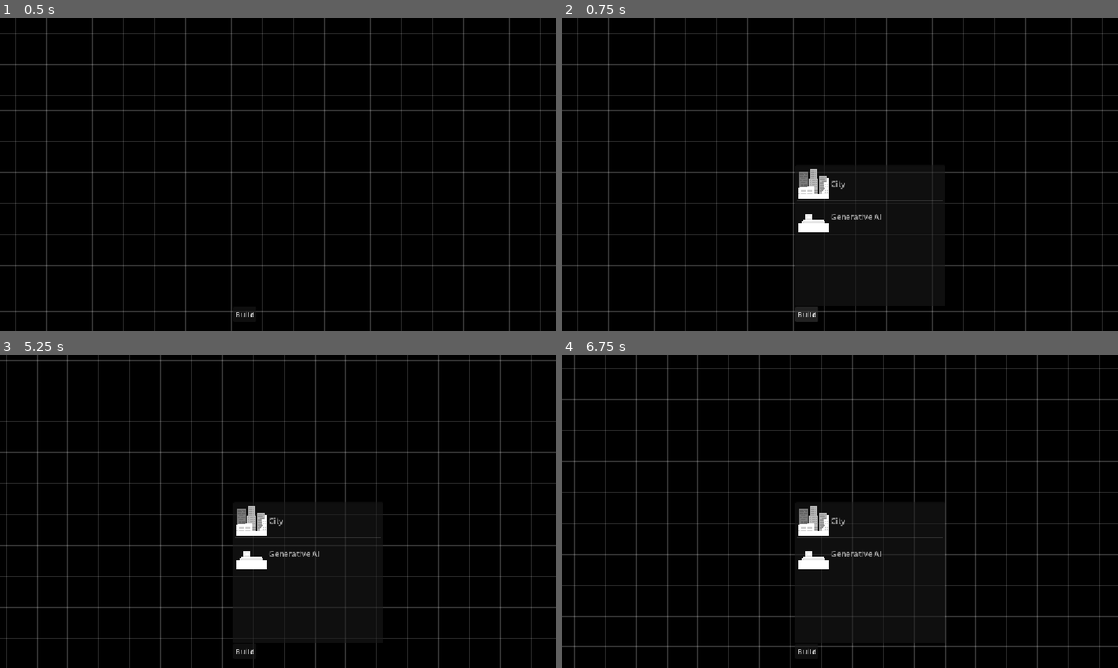
Above: before the commit, frames 1-4 (two rows, left to right).
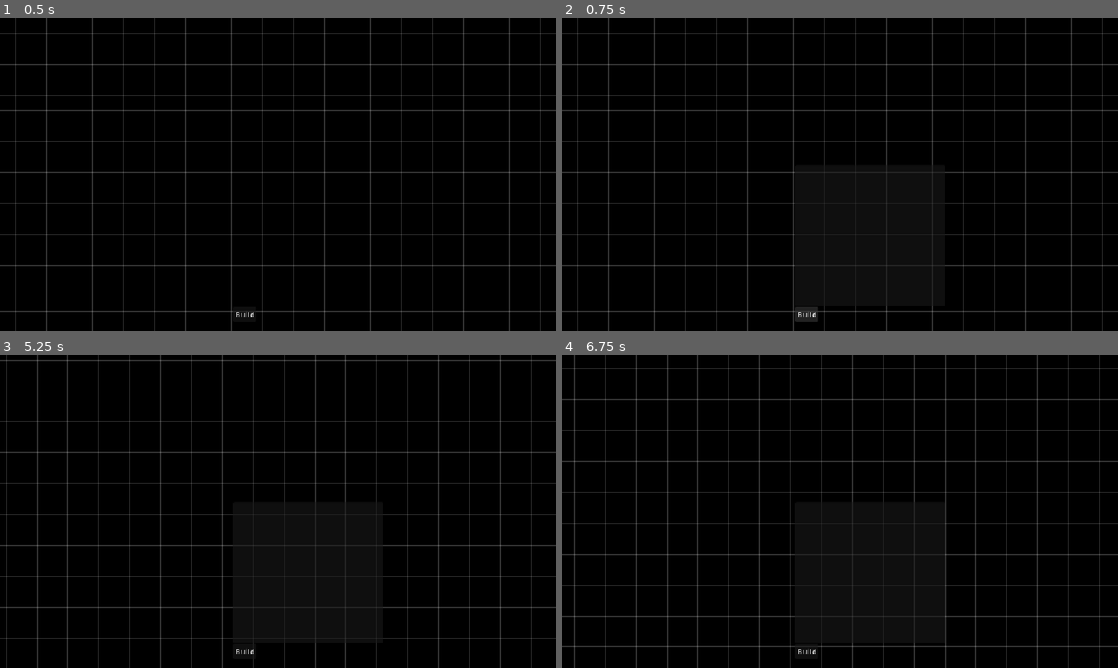
Above: after the commit, the same moments.

Repository: CarlinoCalogero/architect-of-intelligence-board-game
Game: Godot game, scene res://levels/board.tscn
Same seed, same stepped clock (60 frames per second), same inputs: the game is played once before the commit and once after it.
Inputs (mouse positions are in pixels of both pictures, inside the frame that each line leads up to):
- Up to frame 1 (0.5 s): no input
- Up to frame 2 (0.75 s): click "Build" at 0.5 s
- Up to frame 3 (5.25 s): click "Build" at 1.25 s; click "Build" at 2 s; tap Enter at 2.75, 4.25 s; move the mouse to (400, 495) at 2.77 s; press the mouse at (400, 495) at 2.78 s; tap Space at 3.5, 5 s; move the mouse to (166, 527) at 3.52 s; release the mouse at (166, 527) at 3.53 s; tap Mouse wheel down (scroll_down) at 3.6 s; click (166, 527) at 3.67 s; move the mouse to (333, 442) at 4.27 s; hold Mouse wheel up (scroll_up) 4.28-5.03 s; click (333, 442) at 4.42 s; move the mouse to (250, 574) at 5.02 s; click (250, 574) at 5.1 s
- Up to frame 4 (6.75 s): tap Enter at 5.75 s; move the mouse to (1006, 558) at 5.77 s; hold Mouse wheel down (scroll_down) 5.78-6.53 s; click (1006, 558) at 5.92 s; tap Space at 6.5 s; move the mouse to (673, 464) at 6.52 s; tap Mouse wheel up (scroll_up) at 6.6 s; click (673, 464) at 6.67 s

Frame 1 is identical in both runs. In frame 2, 0.8% of the frame differs, in the area x 42-69%, y 48-69%; in frame 3, 0.8%; in frame 4, 0.8%.

Commit message:
refactored game definition

Diff:
--- /dev/null
+++ b/definitions/game_resources/electricity.tres
@@ -0,0 +1,9 @@
+[gd_resource type="Resource" script_class="GameResource" format=3 uid="uid://bs6f20tn7noet"]
+
+[ext_resource type="Script" uid="uid://dtwgj5njnvrpq" path="res://domain/game_resource_resource.gd" id="1_6ufa1"]
+
+[resource]
+script = ExtResource("1_6ufa1")
+name = "Electricity"
+unit_of_measurement = "MW"
+metadata/_custom_type_script = "uid://dtwgj5njnvrpq"
--- /dev/null
+++ b/domain/game_resource_resource.gd
@@ -0,0 +1,6 @@
+class_name GameResource
+extends Resource
+
+@export var name: String
+@export var unit_of_measurement: String
+@export var icon: Texture2D
--- a/domain/structure_resource.gd
+++ b/domain/structure_resource.gd
@@ -1,22 +1,8 @@
-@tool
 class_name StructureResource
 extends Resource
 
 @export var name: String
 @export var texture: Texture2D
-
-@export var is_building_limited: bool = false:
-	set(value):
-		is_building_limited = value
-		# Forces the Inspector to immediately refresh when you click the checkbox
-		notify_property_list_changed()
-
-@export var limit_amount: int = 1
-
-func _validate_property(property: Dictionary) -> void:
-	# Check if the Inspector is currently trying to draw the "limit_amount" variable
-	if property.name == "limit_amount":
-		if not is_building_limited:
-			# Hide it from the editor, but keep PROPERTY_USAGE_STORAGE so it
-			# doesn't delete your saved data if you accidentally uncheck the box
-			property.usage = PROPERTY_USAGE_STORAGE
+# <=0 no limit
+@export var building_limit_amount: int = 0
+@export var building_cost: Array[Transaction]
--- /dev/null
+++ b/domain/transaction.gd
@@ -0,0 +1,5 @@
+class_name Transaction
+extends Resource
+
+@export var resource_type: GameResource
+@export var amount: float
--- a/game_definitions/game_definition.gd
+++ b/game_definitions/game_definition.gd
@@ -1,7 +1,56 @@
 class_name GameDefinition
 extends Node
 
-@onready var structures_definition: StructureDefinition = $StructuresDefinition
+var game_resources: Array[GameResource] = []
+var structures: Array[StructureResource] = []
 
-func get_structures_definition() -> StructureDefinition:
-	return structures_definition
+const BASE_RESOURCES_FOLDER_PATH: String = "res://definitions/"
+const GAME_RESOURCE_FOLDER: String = "game_resources"
+const STRUCTURE_RESOURCE_FOLDER: String = "structure_resources"
+
+func _ready() -> void:
+	_load_all_game_resource_resources_from_folder()
+	_load_all_structure_resources_from_folder()
+
+func _load_all_game_resource_resources_from_folder():
+	_load_resources_from_folder(GAME_RESOURCE_FOLDER, game_resources)
+
+func _load_all_structure_resources_from_folder():
+	_load_resources_from_folder(STRUCTURE_RESOURCE_FOLDER, structures)
+
+func _load_resources_from_folder(folder_name: String, resource_variable: Array) -> void:
+	# Open the folder
+	var path: String = BASE_RESOURCES_FOLDER_PATH + folder_name + "/"
+	var dir = DirAccess.open(path)
+
+	if dir != null:
+		# Get a list of every file inside that folder
+		var files = dir.get_files()
+
+		# Cycle through them one by one
+		for file_name in files:
+
+			# (See the Pro-Tip below about this .remap line!)
+			var clean_name = file_name.trim_suffix(".remap")
+
+			# Only load .tres files (ignore things like imported images or hidden files)
+			if clean_name.ends_with(".tres"):
+				# Build the full path (e.g., "res://game_resources/gold.tres")
+				var full_path = path + clean_name
+
+				# Load it and cast it
+				var loaded_res = load(full_path)
+
+				# If it successfully loaded as a GameResource, add it to our array!
+				if loaded_res != null:
+					resource_variable.append(loaded_res)
+
+		print("Loaded ", resource_variable.size(), " resources dynamically!")
+	else:
+		print("Error: Could not open folder at ", path)
+
+func get_structures_definition() -> Array[StructureResource]:
+	return structures
+
+func get_game_resources() -> Array[GameResource]:
+	return game_resources
--- a/game_definitions/game_definition.tscn
+++ b/game_definitions/game_definition.tscn
@@ -1,26 +1,6 @@
 [gd_scene format=3 uid="uid://dso50mfa3p71h"]
 
 [ext_resource type="Script" uid="uid://ckj147guulx5x" path="res://game_definitions/game_definition.gd" id="1_udp7n"]
-[ext_resource type="PackedScene" uid="uid://tt2j83gkervu" path="res://game_definitions/structures_definition.tscn" id="2_0oul3"]
-[ext_resource type="Script" uid="uid://dsgv5s4ki0om6" path="res://domain/structure_resource.gd" id="3_x8agf"]
-[ext_resource type="Texture2D" uid="uid://b815wo5o7yxc4" path="res://sprites/meeples/city.png" id="4_qjjr5"]
-[ext_resource type="Texture2D" uid="uid://c7ytwllm1dwyq" path="res://sprites/meeples/generative_ai_no_tier.png" id="5_xp61x"]
-
-[sub_resource type="Resource" id="Resource_j6scy"]
-script = ExtResource("3_x8agf")
-name = "City"
-texture = ExtResource("4_qjjr5")
-metadata/_custom_type_script = "uid://dsgv5s4ki0om6"
-
-[sub_resource type="Resource" id="Resource_0v6i5"]
-script = ExtResource("3_x8agf")
-name = "Generative AI"
-texture = ExtResource("5_xp61x")
-is_building_limited = true
-metadata/_custom_type_script = "uid://dsgv5s4ki0om6"
 
 [node name="GameDefinition" type="Node" unique_id=1617683054]
 script = ExtResource("1_udp7n")
-
-[node name="StructuresDefinition" parent="." unique_id=916230121 instance=ExtResource("2_0oul3")]
-buildable_structures = Array[ExtResource("3_x8agf")]([SubResource("Resource_j6scy"), SubResource("Resource_0v6i5")])
--- a/game_definitions/structures_definition.gd
+++ /dev/null
@@ -1,4 +0,0 @@
-class_name StructureDefinition
-extends Node
-
-@export var buildable_structures: Array[StructureResource]
--- a/game_definitions/structures_definition.tscn
+++ /dev/null
@@ -1,6 +0,0 @@
-[gd_scene format=3 uid="uid://tt2j83gkervu"]
-
-[ext_resource type="Script" uid="uid://dfs7ij8awex63" path="res://game_definitions/structures_definition.gd" id="1_f2pfu"]
-
-[node name="StructuresDefinition" type="Node" unique_id=916230121]
-script = ExtResource("1_f2pfu")
--- /dev/null
+++ b/managers/game_resource_manager.gd
@@ -0,0 +1,10 @@
+class_name GameResourceManager
+extends Resource
+
+var game_resources: Array[GameResource]
+
+func _init(new_game_resources: Array[GameResource]) -> void:
+	game_resources = new_game_resources
+
+func get_game_resources_list() -> Array[GameResource]:
+	return game_resources
--- a/managers/player_state_manager.gd
+++ b/managers/player_state_manager.gd
@@ -2,9 +2,11 @@
 extends Resource
 
 var structure_manager: StructureManager
+var game_resource_manager: GameResourceManager
 
 func _init(game_definition: GameDefinition):
 	structure_manager = StructureManager.new(game_definition.get_structures_definition())
+	game_resource_manager = GameResourceManager.new(game_definition.get_game_resources())
 
 func get_structure_manager() -> StructureManager:
 	return structure_manager
--- a/managers/structure_manager.gd
+++ b/managers/structure_manager.gd
@@ -1,15 +1,18 @@
 class_name StructureManager
 extends Resource
 
-var structures_definition: StructureDefinition
+var structures: Array[StructureResource]
 var built_structures_tracker: Dictionary = {}
 
-func _init(new_structures_definition: StructureDefinition) -> void:
-	structures_definition = new_structures_definition
+func _init(new_structures: Array[StructureResource]) -> void:
+	structures = new_structures
+
+func get_buildable_structure_list() -> Array[StructureResource]:
+	return structures
 
 # If return is true player has built the maximum number of this type structure
 func on_structure_built(structure: StructureResource) -> bool:
-	if structure.is_building_limited:
+	if structure.building_limit_amount > 0:
 		if not built_structures_tracker.has(structure.name):
 			built_structures_tracker[structure.name] = 0
 
@@ -18,6 +21,3 @@
 		if built_structures_tracker[structure.name] >= structure.limit_amount:
 			return true
 	return false
-
-func get_buildable_structure_list() -> Array[StructureResource]:
-	return structures_definition.buildable_structures
--- a/system/build_utility.gd
+++ b/system/build_utility.gd
@@ -28,7 +28,7 @@
 func _on_button_pressed() -> void:
 	toggle_structures_item_list()
 
-func _on_item_list_item_clicked(index: int, at_position: Vector2, mouse_button_index: int) -> void:
+func _on_item_list_item_clicked(index: int, _at_position: Vector2, _mouse_button_index: int) -> void:
 	last_built_item_index = index
 	var structure: StructureResource = item_list.get_item_metadata(index)
 	grid_placememt_system.set_building(structure.texture)
Not shown, added: domain/game_resource_resource.gd.uid
Not shown, added: domain/transaction.gd.uid
Not shown, removed: game_definitions/structures_definition.gd.uid
Not shown, added: managers/game_resource_manager.gd.uid
